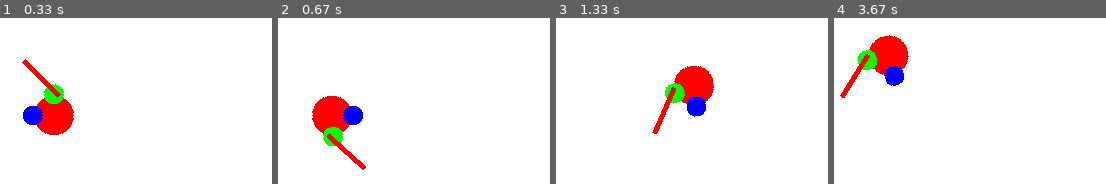
Above: before the commit, frames 1-4 (left to right).
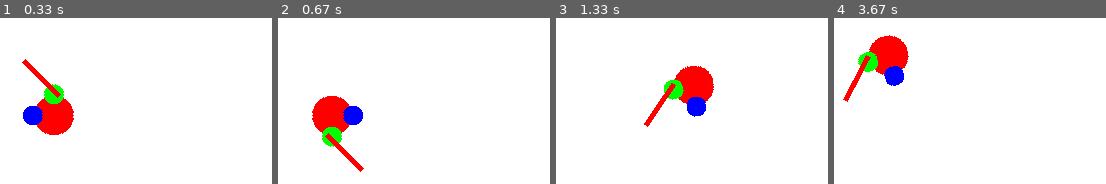
Above: after the commit, the same moments.

Repository: fjaviergb/Pygames-Hermanios
Game: pygame game, started from PruebaSuperPlayer.py
The game is run twice, just before and just after one commit, with the same random seed, the same clock (stepped at 60 frames per second) and the same inputs.
Inputs (mouse positions are in pixels of both pictures, inside the frame that each line leads up to):
- Up to frame 1 (0.33 s): no input
- Up to frame 2 (0.67 s): click (outside the picture) at 0.38 s
- Up to frame 3 (1.33 s): hold Right 0.67-1.13 s; click (outside the picture) at 0.75 s; hold Up from 1.17 s (still down); click (outside the picture) at 1.25 s
- Up to frame 4 (3.67 s): release Up at 1.47 s; hold Right 1.5-1.97 s; click (outside the picture) at 1.58 s; hold Left 2-2.53 s; click (1059, 39) at 2.08 s; hold Down 2.57-2.87 s; click (outside the picture) at 2.65 s; hold Left 2.9-3.3 s; click (997, 46) at 2.98 s; hold Up from 3.33 s (still down); click (outside the picture) at 3.42 s

Frame 1 is identical in both runs. In frame 2, 0.5% of the frame differs, in the area x 16-33%, y 65-93%; in frame 3, 1.3%, in the area x 32-48%, y 36-70%; in frame 4, 0.8%.

Commit message:
Versión anterior: isClash añadido

Diff:
--- a/SuperPlayer.py
+++ b/SuperPlayer.py
@@ -40,6 +40,34 @@
         self.col_sprites = pg.sprite.Group()
         self.enem_sword = pg.sprite.Group()
         self.live = 5
+        self.rightH = self.Rhand()
+        self.leftH = self.Lhand()
+        self.espada = self.sword()
+
+    ###########################################################
+    # FUNCION COLISION ESPADA
+    ###########################################################
+    def isClash(self, angle_grad, signo, angle):
+        #  Metodo para depurar la colision en movimiento.
+        #  Como dos objetos en "movimiento" pueden superponerse sin llegar a colisionar
+        #  hacemos un pequenno barrido de los angulos para ver si se encuentran.
+        for i in np.arange(0, 4, 0.5):
+            #  TODO si el objeto es pequenno puede fallar.
+            self.anglehit = angle - angle_grad + signo * (self.chargecount - i) * 3
+            self.espada.image = pg.transform.rotate(self.espada.image_orig, self.anglehit)
+            self.espada.rect = self.espada.image.get_rect(center = self.rect.center)
+            self.espada.mask = pg.mask.from_surface(self.espada.image)
+            if self.espada.image != self.espada.image_orig and ((self.slashleft and not self.swingleft and not self.backleft) or (self.slashright and not self.swingright and not self.backright)):
+                block_hit_list = pg.sprite.spritecollide(self.espada, self.col_sprites, False)
+                block_hit_list_masked = pg.sprite.spritecollide(self.espada, block_hit_list, False, pg.sprite.collide_mask)
+                if len(block_hit_list_masked) == 0:
+                    pass
+                else:
+                    break
+            else:
+                pass
+        return i
+
 
     def update(self, player):
         keys = pg.key.get_pressed()
@@ -99,7 +127,7 @@
                 elif self.slashright and not self.swingright and not self.backright:
                     if self.chargecount >= self.countlimit * -20 / 30:
                             self.anglehit = 270 - angle_grad - self.chargecount * 90 / 30
-                            self.chargecount -= 4
+                            self.chargecount -= self.isClash(angle_grad, -1, 270)
                     else:
                         self.slashright = False
                         self.backright = True
@@ -135,7 +163,7 @@
                 elif self.slashleft and not self.swingleft and not self.backleft:
                     if self.chargecount >= self.countlimit * -20 / 30:
                             self.anglehit = 270 - angle_grad + self.chargecount * 90 / 30
-                            self.chargecount -=  4
+                            self.chargecount -= self.isClash(angle_grad, 1, 270)
                     else:
                         self.slashleft = False
                         self.backleft = True
@@ -187,7 +215,7 @@
                 elif self.slashright and not self.swingright and not self.backright:
                     if self.chargecount >= self.countlimit * -20 / 30:
                             self.anglehit = 90 - angle_grad - self.chargecount * 90 / 30
-                            self.chargecount -= 4
+                            self.chargecount -= self.isClash(angle_grad, -1, 90)
                     else:
                         self.slashright = False
                         self.backright = True
@@ -223,7 +251,7 @@
                 elif self.slashleft and not self.swingleft and not self.backleft:
                     if self.chargecount >= self.countlimit * -20 / 30:
                             self.anglehit = 90 - angle_grad + self.chargecount * 90 / 30
-                            self.chargecount -=  4
+                            self.chargecount -= self.isClash(angle_grad, 1, 90)
                     else:
                         self.slashleft = False
                         self.backleft = True
@@ -248,6 +276,8 @@
         ######################################################################
         elif cos == 0 and sen < 0:
             self.angle = 0
+            angle_grad = 0
+
             if button[2] != 0 and not self.swingleft and not self.swingright and not self.slashleft and not self.slashright and not self.backleft and not self.backright:
                 self.hitorient = 1
                 self.swingright = True
@@ -271,7 +301,7 @@
             elif self.slashright and not self.swingright and not self.backright:
                 if self.chargecount >= self.countlimit * -20 / 30:
                         self.anglehit = 0 - self.chargecount * 90 / 30
-                        self.chargecount -= 4
+                        self.chargecount -= self.isClash(angle_grad, -1, 0)
                 else:
                     self.slashright = False
                     self.backright = True
@@ -299,7 +329,7 @@
             elif self.slashleft and not self.swingleft and not self.backleft:
                 if self.chargecount >= self.countlimit * -20 / 30:
                         self.anglehit = 0 + self.chargecount * 90 / 30
-                        self.chargecount -=  4
+                        self.chargecount -= self.isClash(angle_grad, 1, 0)
                 else:
                     self.slashleft = False
                     self.backleft = True
@@ -316,6 +346,8 @@
         ######################################################################
         elif cos == 0 and sen > 0:
             self.angle = 180
+            angle_grad = 0
+
             if button[2] != 0 and not self.swingleft and not self.swingright and not self.slashleft and not self.slashright and not self.backleft and not self.backright:
                 self.hitorient = 1
                 self.swingright = True
@@ -339,7 +371,7 @@
             elif self.slashright and not self.swingright and not self.backright:
                 if self.chargecount >= self.countlimit * -20 / 30:
                         self.anglehit = 180 - self.chargecount * 90 / 30
-                        self.chargecount -= 4
+                        self.chargecount -= self.isClash(angle_grad, -1, 180)
                 else:
                     self.slashright = False
                     self.backright = True
@@ -367,7 +399,7 @@
             elif self.slashleft and not self.swingleft and not self.backleft:
                 if self.chargecount >= self.countlimit * -20 / 30:
                         self.anglehit = 180 + self.chargecount * 90 / 30
-                        self.chargecount -=  4
+                        self.chargecount -= self.isClash(angle_grad, 1, 180)
                 else:
                     self.slashleft = False
                     self.backleft = True
